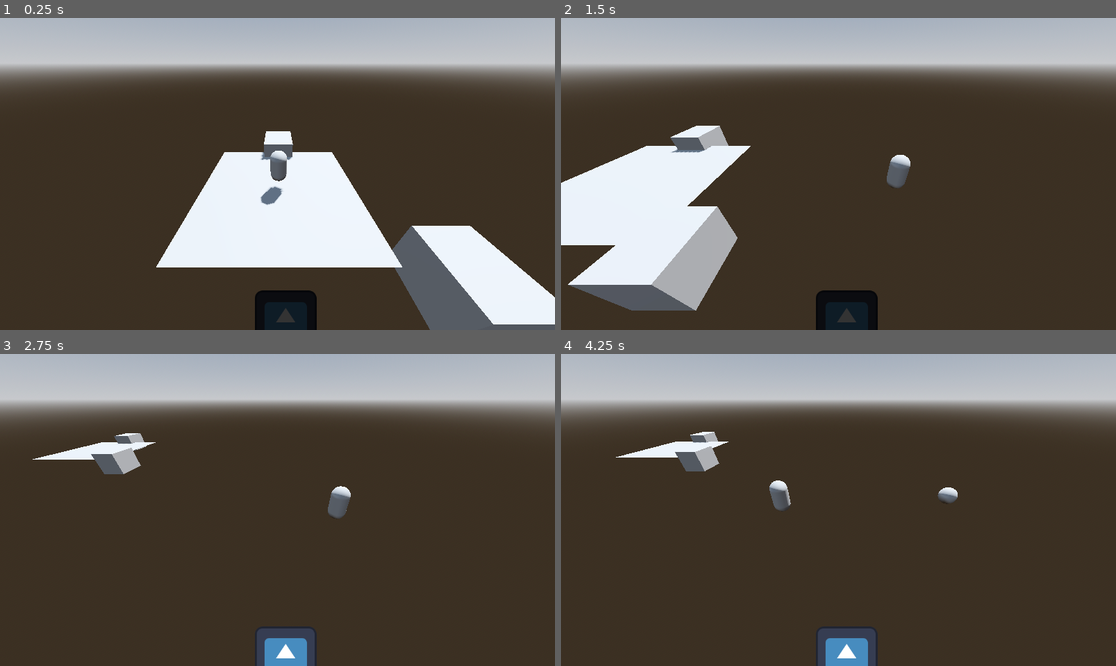
Above: before the commit, frames 1-4 (two rows, left to right).
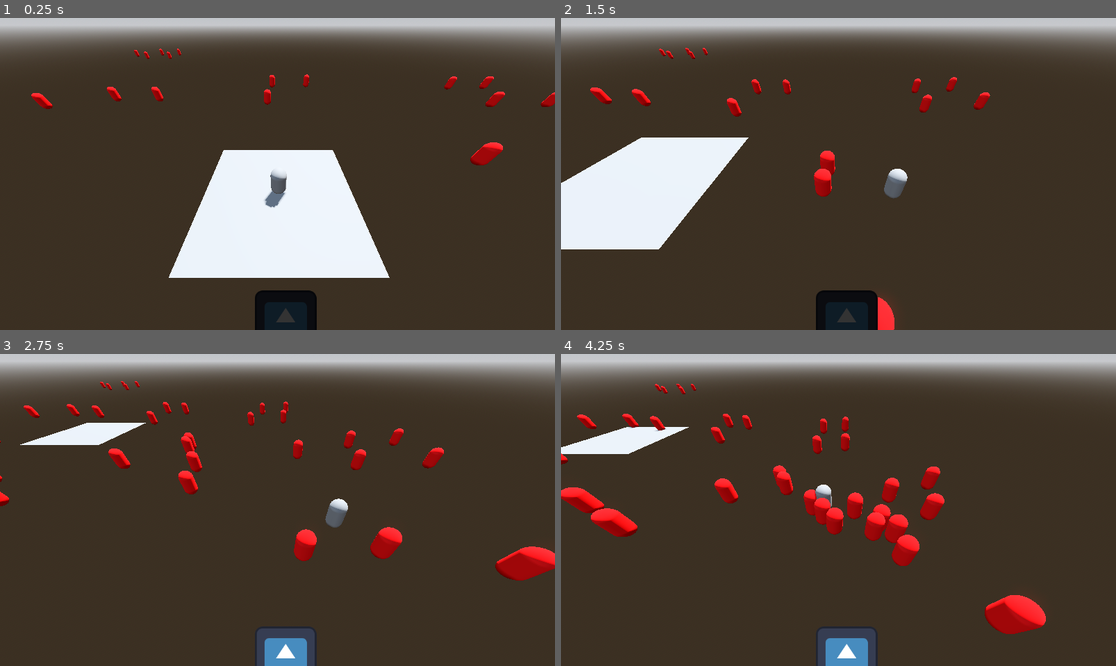
Above: after the commit, the same moments.

Repository: RadekWalaszczyk/ProjektJez
Game: Godot game, scene res://Scenes/test_scene.tscn
The game is run twice, just before and just after one commit, with the same random seed, the same clock (stepped at 60 frames per second) and the same inputs. The engine's default icon, where the game draws it, is replaced by a stand-in: a white triangle on a blue panel in a dark square. Sound files missing from this copy of the repository are replaced by a short silence.
Inputs:
- Up to frame 1 (0.25 s): no input
- Up to frame 2 (1.5 s): hold D (ui_right) 0.53-1.28 s; hold S (ui_down) from 1.28 s (still down)
- Up to frame 3 (2.75 s): release S (ui_down) at 2.03 s; hold D (ui_right) from 2.03 s (still down)
- Up to frame 4 (4.25 s): release D (ui_right) at 2.78 s; hold Up (SpellUp) 2.78-3.53 s; hold A (ui_left) from 3.53 s (still down)

The runs differ from the first frame. In frame 1, 30% of the frame differs, in the area x 0-100%, y 0-100%; in frame 2, 27%; in frame 3, 24%; in frame 4, 26%.

Commit message:
prototyp prawie

Diff:
--- /dev/null
+++ b/Prefabs/Enemy.tscn
@@ -0,0 +1,33 @@
+[gd_scene load_steps=6 format=3 uid="uid://03an3wx3hf2"]
+
+[ext_resource type="Script" path="res://Scripts/EnemyTemporary.gd" id="1_3flk0"]
+
+[sub_resource type="CapsuleShape3D" id="CapsuleShape3D_tigcc"]
+
+[sub_resource type="StandardMaterial3D" id="StandardMaterial3D_1o8pg"]
+albedo_color = Color(1, 0, 0, 1)
+
+[sub_resource type="CapsuleMesh" id="CapsuleMesh_uvho3"]
+
+[sub_resource type="BoxShape3D" id="BoxShape3D_2tte3"]
+
+[node name="Enemy" type="RigidBody3D"]
+gravity_scale = 0.0
+can_sleep = false
+script = ExtResource("1_3flk0")
+
+[node name="CollisionShape3D" type="CollisionShape3D" parent="."]
+transform = Transform3D(0.8, 0, 0, 0, 0.8, 0, 0, 0, 0.8, 0, 0, 0)
+shape = SubResource("CapsuleShape3D_tigcc")
+
+[node name="MeshInstance3D" type="MeshInstance3D" parent="."]
+material_override = SubResource("StandardMaterial3D_1o8pg")
+mesh = SubResource("CapsuleMesh_uvho3")
+skeleton = NodePath("../..")
+
+[node name="Area3D" type="Area3D" parent="."]
+collision_layer = 2
+
+[node name="CollisionShape3D" type="CollisionShape3D" parent="Area3D"]
+transform = Transform3D(1.5, 0, 0, 0, 1.5, 0, 0, 0, 1.5, 0, 0, 0)
+shape = SubResource("BoxShape3D_2tte3")
--- a/Prefabs/Player.tscn
+++ b/Prefabs/Player.tscn
@@ -8,9 +8,9 @@
 [ext_resource type="Texture2D" uid="uid://gh88pfdp6dlv" path="res://icon.svg" id="4_xoeax"]
 [ext_resource type="AudioStream" uid="uid://bc7ugctiq70x4" path="res://Music/1-Trillion-BPM-_beats-per-minute_-Experiment.mp3" id="5_jstij"]
 
+[sub_resource type="CapsuleShape3D" id="CapsuleShape3D_sp17g"]
+
 [sub_resource type="CapsuleMesh" id="CapsuleMesh_md0lt"]
-
-[sub_resource type="CapsuleShape3D" id="CapsuleShape3D_sp17g"]
 
 [node name="Player" type="Node3D"]
 transform = Transform3D(1, 0, 0, 0, 1, 0, 0, 0, 1, 0, 0.66996, 0)
@@ -18,17 +18,17 @@
 [node name="PlayerController" type="CharacterBody3D" parent="."]
 script = ExtResource("1_dyoh4")
 
+[node name="CollisionShape3D" type="CollisionShape3D" parent="PlayerController"]
+transform = Transform3D(1, 0, 0, 0, 1, 0, 0, 0, 1, 0, 0.40155, 0)
+shape = SubResource("CapsuleShape3D_sp17g")
+
 [node name="PlayerBody" type="MeshInstance3D" parent="PlayerController"]
-transform = Transform3D(1, 0, 0, 0, 1, 0, 0, 0, 1, 0, 1, 0)
+transform = Transform3D(1, 0, 0, 0, 1, 0, 0, 0, 1, 0, 0.4, 0)
 mesh = SubResource("CapsuleMesh_md0lt")
 skeleton = NodePath("")
 
-[node name="CollisionShape3D" type="CollisionShape3D" parent="PlayerController"]
-transform = Transform3D(1, 0, 0, 0, 1, 0, 0, 0, 1, 0, 1.00684, 0)
-shape = SubResource("CapsuleShape3D_sp17g")
-
 [node name="CameraController" type="Camera3D" parent="." node_paths=PackedStringArray("PlayerToFollow")]
-transform = Transform3D(1, 0, 0, 0, 0.815461, 0.578812, 0, -0.578812, 0.815461, -0.258678, 6.83637, 7.43828)
+transform = Transform3D(1, 0, 0, 0, 0.723895, 0.689911, 0, -0.689911, 0.723895, -0.258678, 9.45822, 5.90488)
 fov = 90.0
 script = ExtResource("2_rb82a")
 PlayerToFollow = NodePath("../PlayerController")
--- a/Prefabs/Spells/SpellTemporary.tscn
+++ b/Prefabs/Spells/SpellTemporary.tscn
@@ -1,13 +1,13 @@
 [gd_scene load_steps=4 format=3 uid="uid://wom7fr4ycw5y"]
 
-[ext_resource type="Script" path="res://Scenes/BasicTemporarySpell.gd" id="1_v62vd"]
+[ext_resource type="Script" path="res://Scripts/BasicTemporarySpell.gd" id="1_5yii6"]
 
 [sub_resource type="SphereMesh" id="SphereMesh_osvim"]
 
 [sub_resource type="SphereShape3D" id="SphereShape3D_dkwxi"]
 
 [node name="SpellTemporary" type="Node3D"]
-script = ExtResource("1_v62vd")
+script = ExtResource("1_5yii6")
 
 [node name="MeshInstance3D" type="MeshInstance3D" parent="."]
 transform = Transform3D(1, 0, 0, 0, 1, 0, 0, 0, 1, 0, 1, 0)
--- a/Scenes/test_scene.tscn
+++ b/Scenes/test_scene.tscn
@@ -1,6 +1,7 @@
-[gd_scene load_steps=8 format=3 uid="uid://cdoxtd6fdimqo"]
+[gd_scene load_steps=7 format=3 uid="uid://cdoxtd6fdimqo"]
 
 [ext_resource type="PackedScene" uid="uid://cjt64ue20a5f1" path="res://Prefabs/Player.tscn" id="1_buah7"]
+[ext_resource type="PackedScene" uid="uid://03an3wx3hf2" path="res://Prefabs/Enemy.tscn" id="2_f43qh"]
 
 [sub_resource type="ProceduralSkyMaterial" id="ProceduralSkyMaterial_uhq63"]
 sky_horizon_color = Color(0.64625, 0.65575, 0.67075, 1)
@@ -15,10 +16,6 @@
 tonemap_mode = 2
 glow_enabled = true
 
-[sub_resource type="BoxMesh" id="BoxMesh_pwajn"]
-
-[sub_resource type="BoxShape3D" id="BoxShape3D_2tte3"]
-
 [sub_resource type="PlaneMesh" id="PlaneMesh_r3bhg"]
 
 [node name="TestScene" type="Node3D"]
@@ -30,47 +27,140 @@
 transform = Transform3D(-0.866025, -0.433013, 0.25, 0, 0.5, 0.866025, -0.5, 0.75, -0.433013, 0, 0, 0)
 shadow_enabled = true
 
-[node name="Enemek" type="MeshInstance3D" parent="."]
-transform = Transform3D(2.42551, 0, 0, 0, 2.45127, 0, 0, 0, 3.03035, 0, 0, -5.606)
-mesh = SubResource("BoxMesh_pwajn")
-skeleton = NodePath("../Ground")
-
-[node name="Area3D" type="Area3D" parent="Enemek"]
-collision_layer = 2
-collision_mask = 0
-
-[node name="CollisionShape3D" type="CollisionShape3D" parent="Enemek/Area3D"]
-transform = Transform3D(1, 0, 0, 0, 1, 0, 0, 0, 1, 0, 0, 0)
-shape = SubResource("BoxShape3D_2tte3")
-
-[node name="Enemek2" type="MeshInstance3D" parent="."]
-transform = Transform3D(2.42551, 0, 0, 0, 2.45127, 0, 0, 0, 3.03035, 6.738, 0, 5.41088)
-mesh = SubResource("BoxMesh_pwajn")
-skeleton = NodePath("../Ground")
-
-[node name="Area3D" type="Area3D" parent="Enemek2"]
-collision_layer = 2
-collision_mask = 0
-
-[node name="CollisionShape3D" type="CollisionShape3D" parent="Enemek2/Area3D"]
-transform = Transform3D(1, 0, 0, 0, 1, 0, 0, 0, 1, 0, 0, 0)
-shape = SubResource("BoxShape3D_2tte3")
-
-[node name="Enemek3" type="MeshInstance3D" parent="."]
-transform = Transform3D(2.42551, 0, 0, 0, 2.45127, 0, 0, 0, 3.03035, -17.2138, 0, 5.41088)
-mesh = SubResource("BoxMesh_pwajn")
-skeleton = NodePath("../Ground")
-
-[node name="Area3D" type="Area3D" parent="Enemek3"]
-collision_layer = 2
-collision_mask = 0
-
-[node name="CollisionShape3D" type="CollisionShape3D" parent="Enemek3/Area3D"]
-transform = Transform3D(1, 0, 0, 0, 1, 0, 0, 0, 1, 0, 0, 0)
-shape = SubResource("BoxShape3D_2tte3")
-
 [node name="Ground" type="MeshInstance3D" parent="."]
 transform = Transform3D(5, 0, 0, 0, 5, 0, 0, 0, 5, 0, 0, 0)
 mesh = SubResource("PlaneMesh_r3bhg")
 
 [node name="Player" parent="." instance=ExtResource("1_buah7")]
+
+[node name="Enemy2" parent="." instance=ExtResource("2_f43qh")]
+transform = Transform3D(1, 0, 0, 0, 1, 0, 0, 0, 1, 17.2461, 0.945802, 5.29203)
+
+[node name="Enemy3" parent="." instance=ExtResource("2_f43qh")]
+transform = Transform3D(1, 0, 0, 0, 1, 0, 0, 0, 1, 17.7791, 0.945802, -3.34264)
+
+[node name="Enemy7" parent="." instance=ExtResource("2_f43qh")]
+transform = Transform3D(1, 0, 0, 0, 1, 0, 0, 0, 1, 19.251, 0.945802, 22.5848)
+
+[node name="Enemy8" parent="." instance=ExtResource("2_f43qh")]
+transform = Transform3D(1, 0, 0, 0, 1, 0, 0, 0, 1, 19.784, 0.945802, 13.9501)
+
+[node name="Enemy11" parent="." instance=ExtResource("2_f43qh")]
+transform = Transform3D(1, 0, 0, 0, 1, 0, 0, 0, 1, -10.0145, 0.945802, 20.1739)
+
+[node name="Enemy12" parent="." instance=ExtResource("2_f43qh")]
+transform = Transform3D(1, 0, 0, 0, 1, 0, 0, 0, 1, -3.01424, 0.945802, 25.6199)
+
+[node name="Enemy14" parent="." instance=ExtResource("2_f43qh")]
+transform = Transform3D(1, 0, 0, 0, 1, 0, 0, 0, 1, 4.0658, 0.945802, 16.8778)
+
+[node name="Enemy16" parent="." instance=ExtResource("2_f43qh")]
+transform = Transform3D(1, 0, 0, 0, 1, 0, 0, 0, 1, -32.3543, 0.945802, 6.58277)
+
+[node name="Enemy17" parent="." instance=ExtResource("2_f43qh")]
+transform = Transform3D(1, 0, 0, 0, 1, 0, 0, 0, 1, -25.354, 0.945802, 12.0287)
+
+[node name="Enemy18" parent="." instance=ExtResource("2_f43qh")]
+transform = Transform3D(1, 0, 0, 0, 1, 0, 0, 0, 1, -24.821, 0.945802, 3.39405)
+
+[node name="Enemy21" parent="." instance=ExtResource("2_f43qh")]
+transform = Transform3D(1, 0, 0, 0, 1, 0, 0, 0, 1, -32.8452, 0.945806, -15.5712)
+
+[node name="Enemy23" parent="." instance=ExtResource("2_f43qh")]
+transform = Transform3D(1, 0, 0, 0, 1, 0, 0, 0, 1, -25.3118, 0.945806, -18.7599)
+
+[node name="Enemy24" parent="." instance=ExtResource("2_f43qh")]
+transform = Transform3D(1, 0, 0, 0, 1, 0, 0, 0, 1, -18.7648, 0.945806, -18.8672)
+
+[node name="Enemy27" parent="." instance=ExtResource("2_f43qh")]
+transform = Transform3D(1, 0, 0, 0, 1, 0, 0, 0, 1, -1.63111, 0.945802, -18.0745)
+
+[node name="Enemy28" parent="." instance=ExtResource("2_f43qh")]
+transform = Transform3D(1, 0, 0, 0, 1, 0, 0, 0, 1, -1.09808, 0.945802, -26.7092)
+
+[node name="Enemy29" parent="." instance=ExtResource("2_f43qh")]
+transform = Transform3D(1, 0, 0, 0, 1, 0, 0, 0, 1, 5.44894, 0.945802, -26.8165)
+
+[node name="Enemy32" parent="." instance=ExtResource("2_f43qh")]
+transform = Transform3D(1, 0, 0, 0, 1, 0, 0, 0, 1, 30.9225, 0.945802, -16.2387)
+
+[node name="Enemy33" parent="." instance=ExtResource("2_f43qh")]
+transform = Transform3D(1, 0, 0, 0, 1, 0, 0, 0, 1, 31.4556, 0.945802, -24.8733)
+
+[node name="Enemy34" parent="." instance=ExtResource("2_f43qh")]
+transform = Transform3D(1, 0, 0, 0, 1, 0, 0, 0, 1, 38.0026, 0.945802, -24.9807)
+
+[node name="Enemy35" parent="." instance=ExtResource("2_f43qh")]
+transform = Transform3D(1, 0, 0, 0, 1, 0, 0, 0, 1, 38.7708, 0.945804, -16.0913)
+
+[node name="Enemy36" parent="." instance=ExtResource("2_f43qh")]
+transform = Transform3D(1, 0, 0, 0, 1, 0, 0, 0, 1, 43.3538, 0.945802, 5.31093)
+
+[node name="Enemy37" parent="." instance=ExtResource("2_f43qh")]
+transform = Transform3D(1, 0, 0, 0, 1, 0, 0, 0, 1, 50.3541, 0.945802, 10.7569)
+
+[node name="Enemy38" parent="." instance=ExtResource("2_f43qh")]
+transform = Transform3D(1, 0, 0, 0, 1, 0, 0, 0, 1, 50.8871, 0.945802, 2.12221)
+
+[node name="Enemy39" parent="." instance=ExtResource("2_f43qh")]
+transform = Transform3D(1, 0, 0, 0, 1, 0, 0, 0, 1, 57.4341, 0.945802, 2.01488)
+
+[node name="Enemy40" parent="." instance=ExtResource("2_f43qh")]
+transform = Transform3D(1, 0, 0, 0, 1, 0, 0, 0, 1, 58.2023, 0.945804, 10.9042)
+
+[node name="Enemy41" parent="." instance=ExtResource("2_f43qh")]
+transform = Transform3D(1, 0, 0, 0, 1, 0, 0, 0, 1, 39.0449, 0.945802, 32.1662)
+
+[node name="Enemy42" parent="." instance=ExtResource("2_f43qh")]
+transform = Transform3D(1, 0, 0, 0, 1, 0, 0, 0, 1, 46.0452, 0.945802, 37.6122)
+
+[node name="Enemy43" parent="." instance=ExtResource("2_f43qh")]
+transform = Transform3D(1, 0, 0, 0, 1, 0, 0, 0, 1, 46.5782, 0.945802, 28.9775)
+
+[node name="Enemy44" parent="." instance=ExtResource("2_f43qh")]
+transform = Transform3D(1, 0, 0, 0, 1, 0, 0, 0, 1, 53.1253, 0.945802, 28.8702)
+
+[node name="Enemy45" parent="." instance=ExtResource("2_f43qh")]
+transform = Transform3D(1, 0, 0, 0, 1, 0, 0, 0, 1, 53.8934, 0.945804, 37.7595)
+
+[node name="Enemy46" parent="." instance=ExtResource("2_f43qh")]
+transform = Transform3D(1, 0, 0, 0, 1, 0, 0, 0, 1, -8.19331, 0.945802, 54.5236)
+
+[node name="Enemy47" parent="." instance=ExtResource("2_f43qh")]
+transform = Transform3D(1, 0, 0, 0, 1, 0, 0, 0, 1, -1.19302, 0.945802, 59.9695)
+
+[node name="Enemy49" parent="." instance=ExtResource("2_f43qh")]
+transform = Transform3D(1, 0, 0, 0, 1, 0, 0, 0, 1, 5.88702, 0.945802, 51.2275)
+
+[node name="Enemy50" parent="." instance=ExtResource("2_f43qh")]
+transform = Transform3D(1, 0, 0, 0, 1, 0, 0, 0, 1, 6.65521, 0.945804, 60.1169)
+
+[node name="Enemy51" parent="." instance=ExtResource("2_f43qh")]
+transform = Transform3D(1, 0, 0, 0, 1, 0, 0, 0, 1, -72.7749, 0.945802, 15.5415)
+
+[node name="Enemy52" parent="." instance=ExtResource("2_f43qh")]
+transform = Transform3D(1, 0, 0, 0, 1, 0, 0, 0, 1, -65.7746, 0.945802, 20.9874)
+
+[node name="Enemy53" parent="." instance=ExtResource("2_f43qh")]
+transform = Transform3D(1, 0, 0, 0, 1, 0, 0, 0, 1, -65.2415, 0.945802, 12.3527)
+
+[node name="Enemy54" parent="." instance=ExtResource("2_f43qh")]
+transform = Transform3D(1, 0, 0, 0, 1, 0, 0, 0, 1, -58.6945, 0.945802, 12.2454)
+
+[node name="Enemy55" parent="." instance=ExtResource("2_f43qh")]
+transform = Transform3D(1, 0, 0, 0, 1, 0, 0, 0, 1, -57.9263, 0.945804, 21.1347)
+
+[node name="Enemy56" parent="." instance=ExtResource("2_f43qh")]
+transform = Transform3D(1, 0, 0, 0, 1, 0, 0, 0, 1, -52.0565, 0.945802, -65.4229)
+
+[node name="Enemy57" parent="." instance=ExtResource("2_f43qh")]
+transform = Transform3D(1, 0, 0, 0, 1, 0, 0, 0, 1, -45.0562, 0.945802, -59.9769)
+
+[node name="Enemy58" parent="." instance=ExtResource("2_f43qh")]
+transform = Transform3D(1, 0, 0, 0, 1, 0, 0, 0, 1, -44.5232, 0.945802, -68.6116)
+
+[node name="Enemy59" parent="." instance=ExtResource("2_f43qh")]
+transform = Transform3D(1, 0, 0, 0, 1, 0, 0, 0, 1, -37.9762, 0.945802, -68.7189)
+
+[node name="Enemy60" parent="." instance=ExtResource("2_f43qh")]
+transform = Transform3D(1, 0, 0, 0, 1, 0, 0, 0, 1, -37.208, 0.945804, -59.8296)
--- a/Scenes/BasicTemporarySpell.gd
+++ b/Scripts/BasicTemporarySpell.gd
@@ -19,5 +19,8 @@
 
 
 func _on_hit_collider_area_entered(area: Area3D):
+	var enemy = area.get_parent() as EnemyTemporary
+	if enemy != null:
+		enemy.GetDamage()
 	queue_free()
 	pass
--- /dev/null
+++ b/Scripts/EnemyTemporary.gd
@@ -0,0 +1,21 @@
+extends Node3D
+class_name EnemyTemporary
+
+@export var HealthPoints : int = 2
+
+var player : CharacterBody3D
+
+func _ready():
+	player = get_node("../Player/PlayerController")
+	pass
+
+func _physics_process(delta : float):
+	if player != null:
+		look_at(player.global_position)
+		global_position += transform.basis * Vector3.FORWARD * 0.1
+	pass
+
+func GetDamage() -> void:
+	HealthPoints -= 1
+	if HealthPoints <= 0:
+		queue_free()
